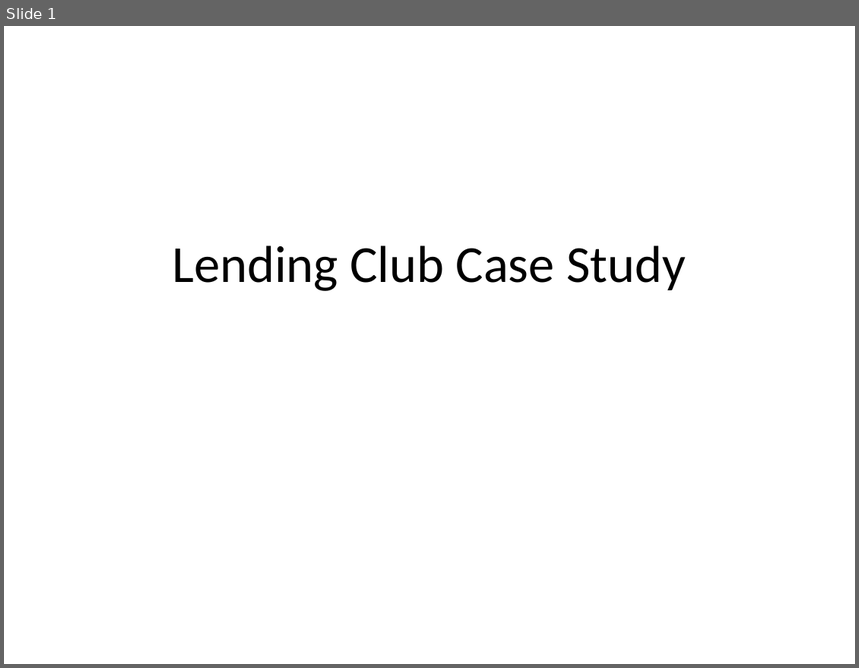
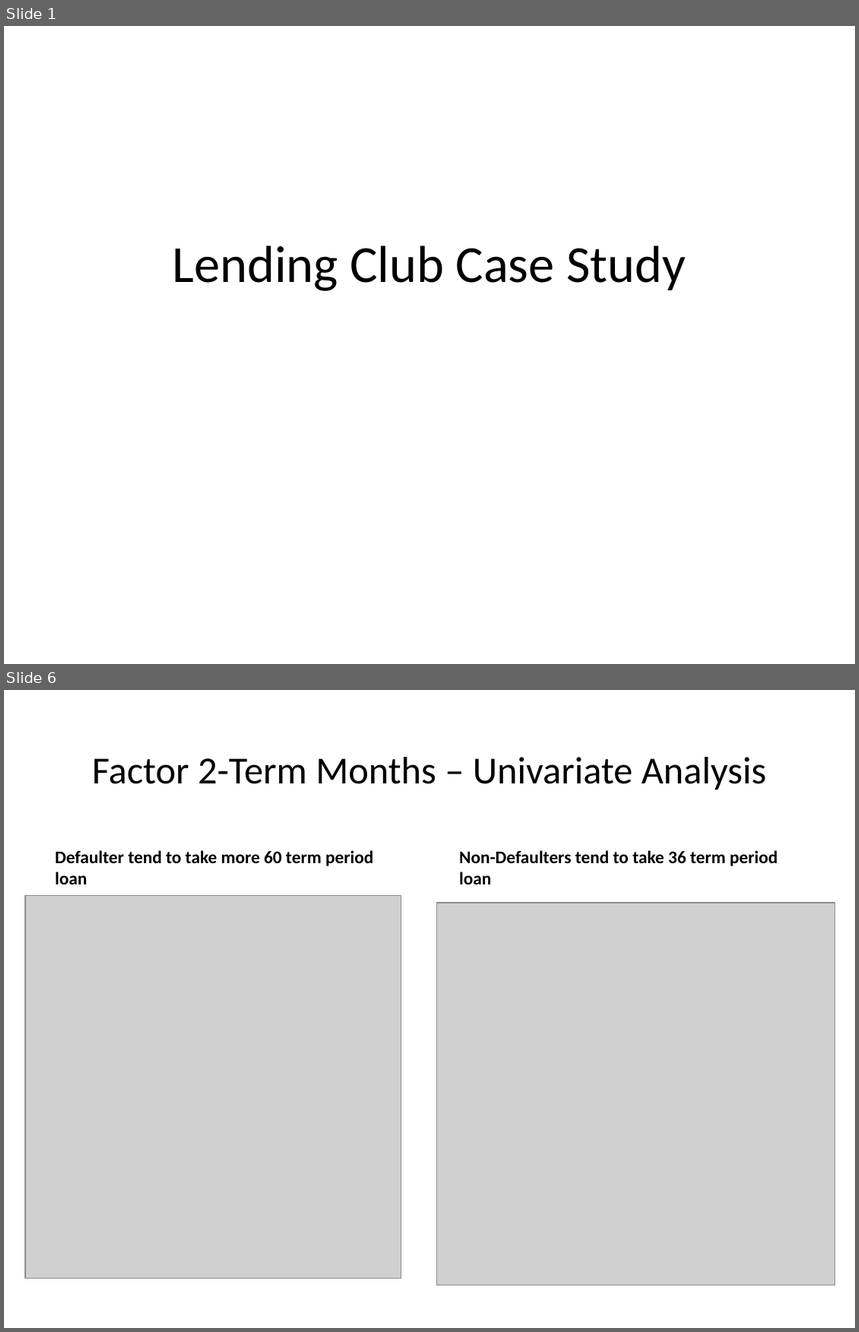
Before and after one commit to Gurupreet1111/LendingClubCaseStudy, a slide deck: Presentation.pptx. Shown one above the other, each under a label of ours: slide 1 before the commit, slides 1 and 6 after it; the slides between them are not shown. The pictures are 859x668 and 859x1332 pixels, drawn with LibreOffice and Linux fonts; fonts in the diff are those of the drawing; grey boxes stand for pictures. Boxes give left, top, right and bottom in pixels: in the first picture for what was removed or moved away, otherwise in the second. Text is boxed around its words. In the diff, an @@ line names an element or a change of style, - is before the commit and + after.

```diff
--- a/Presentation.pptx
+++ b/Presentation.pptx
@@ slide 6 added at box(4, 690, 855, 1328), background #FFFFFF @@
@@ title added at box(92, 757, 767, 790), 32.4 pt, text #000000 @@
+Factor 2-Term Months – Univariate Analysis
@@ text added at box(55, 850, 373, 885), 15 pt, text #000000, bold @@
+Defaulter tend to take more 60 term period
+loan
@@ text added at box(459, 850, 778, 885), 15 pt, text #000000, bold @@
+Non-Defaulters tend to take 36 term period loan
@@ picture added at box(25, 896, 401, 1279) @@
@@ picture added at box(436, 903, 835, 1286) @@
```
Also in this commit, not shown: 18 other slides added.
